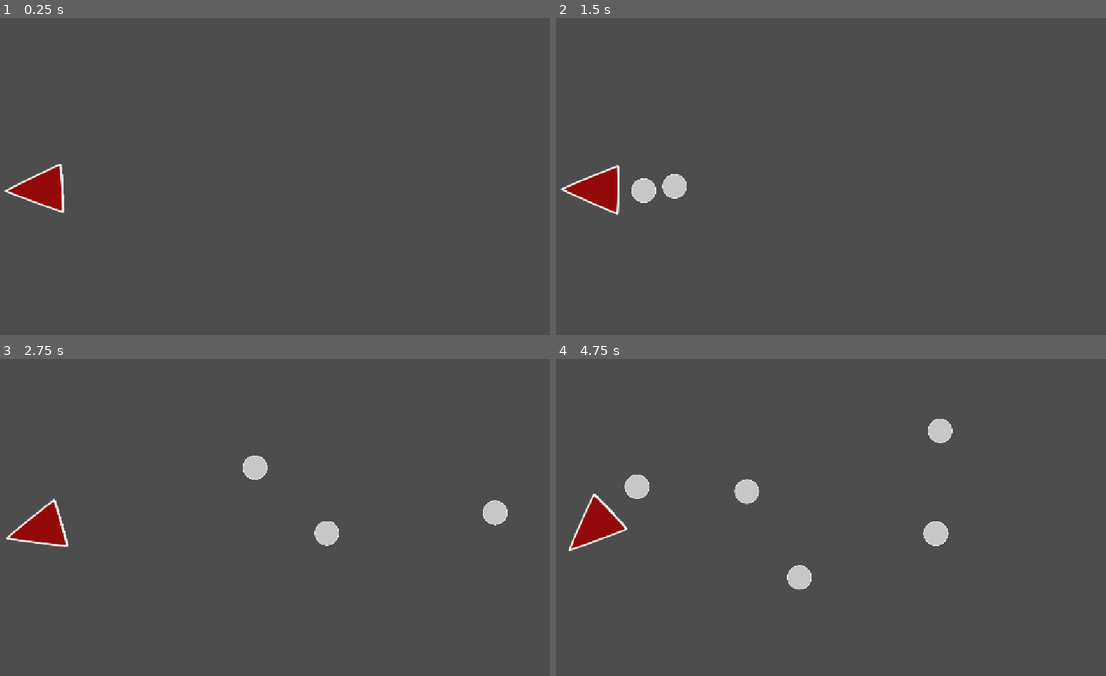
Above: before the commit, frames 1-4 (two rows, left to right).
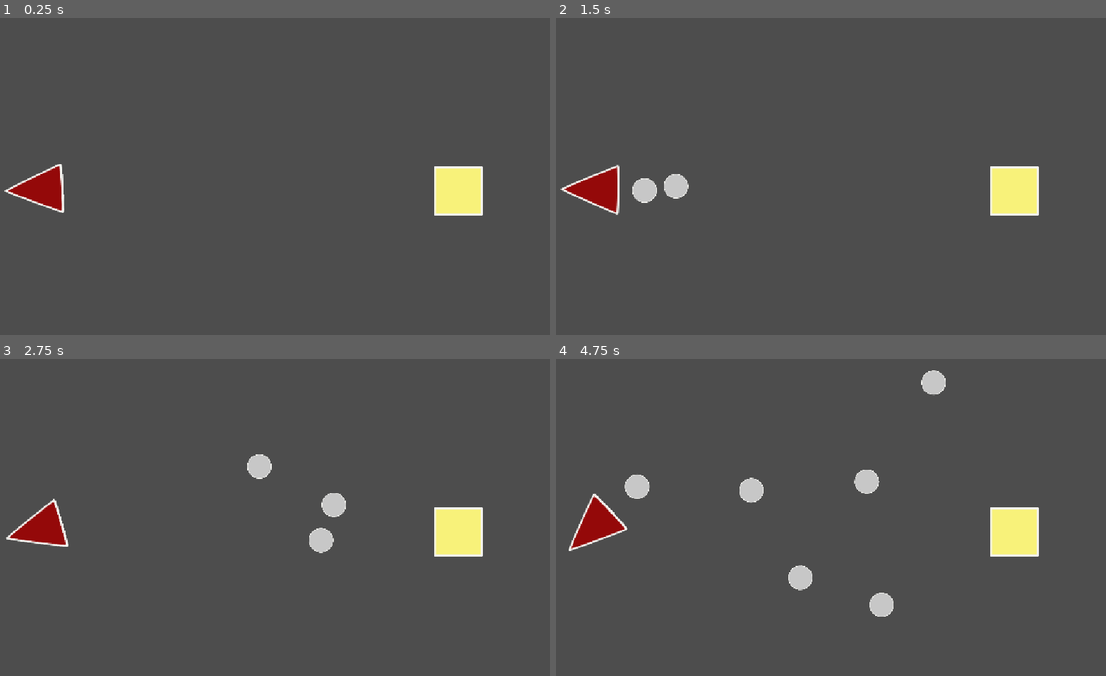
Above: after the commit, the same moments.

Repository: slumberingWoods/Asteroid-Shot
Game: Godot game, scene res://Entities/main.tscn
The game is run twice, just before and just after one commit, with the same random seed, the same clock (stepped at 60 frames per second) and the same inputs.
Inputs (mouse positions are in pixels of both pictures, inside the frame that each line leads up to):
- Up to frame 1 (0.25 s): no input
- Up to frame 2 (1.5 s): move the mouse to (946, 160) at 0.52 s; press the mouse at (946, 160) at 0.53 s; tap Enter at 1.25 s; move the mouse to (710, 192) at 1.27 s; release the mouse at (710, 192) at 1.28 s; click (710, 192) at 1.35 s
- Up to frame 3 (2.75 s): move the mouse to (324, 447) at 2.02 s; hold Right mouse button (game_slow) from 2.03 s (still down); click (324, 447) at 2.3 s
- Up to frame 4 (4.75 s): move the mouse to (798, 580) at 2.77 s; release Right mouse button (game_slow) at 2.78 s; click (798, 580) at 2.85 s; move the mouse to (990, 565) at 3.52 s; press the mouse at (990, 565) at 3.53 s; move the mouse to (655, 469) at 4.27 s; release the mouse at (655, 469) at 4.28 s; right-click (655, 469) at 4.35 s; click (655, 469) at 4.55 s

The runs differ from the first frame. In frame 1, 1.4% of the frame differs, in the area x 78-88%, y 46-63%; in frame 2, 1.5%; in frame 3, 2.3%; in frame 4, 3.0%, in the area x 12-88%, y 3-82%.

Commit message:
Obstacle and stage manager

Diff:
--- /dev/null
+++ b/Assets/Obstacle.svg
@@ -0,0 +1,49 @@
+<?xml version="1.0" encoding="UTF-8" standalone="no"?>
+<!-- Created with Inkscape (http://www.inkscape.org/) -->
+
+<svg
+   width="100"
+   height="100"
+   viewBox="0 0 26.458333 26.458333"
+   version="1.1"
+   id="svg1"
+   inkscape:version="1.4.2 (f4327f4, 2025-05-13)"
+   sodipodi:docname="Obstacle.svg"
+   xmlns:inkscape="http://www.inkscape.org/namespaces/inkscape"
+   xmlns:sodipodi="http://sodipodi.sourceforge.net/DTD/sodipodi-0.dtd"
+   xmlns="http://www.w3.org/2000/svg"
+   xmlns:svg="http://www.w3.org/2000/svg">
+  <sodipodi:namedview
+     id="namedview1"
+     pagecolor="#ffffff"
+     bordercolor="#000000"
+     borderopacity="0.25"
+     inkscape:showpageshadow="2"
+     inkscape:pageopacity="0.0"
+     inkscape:pagecheckerboard="0"
+     inkscape:deskcolor="#d1d1d1"
+     inkscape:document-units="mm"
+     inkscape:zoom="2.9354653"
+     inkscape:cx="57.571793"
+     inkscape:cy="-4.2582687"
+     inkscape:window-width="2560"
+     inkscape:window-height="1361"
+     inkscape:window-x="-9"
+     inkscape:window-y="-9"
+     inkscape:window-maximized="1"
+     inkscape:current-layer="layer1" />
+  <defs
+     id="defs1" />
+  <g
+     inkscape:label="Layer 1"
+     inkscape:groupmode="layer"
+     id="layer1">
+    <rect
+       style="fill:#f8f27a;fill-opacity:1;stroke:#f3f3ef;stroke-width:1.10875;stroke-linecap:round;stroke-linejoin:round;stroke-miterlimit:0"
+       id="rect1"
+       width="25.349585"
+       height="25.349585"
+       x="0.55437499"
+       y="0.55437499" />
+  </g>
+</svg>
--- a/Entities/asteroid.gd
+++ b/Entities/asteroid.gd
@@ -1,23 +1,31 @@
 extends CharacterBody2D
 class_name Asteroid
 
+@export var type: GlobalEnums.AsteroidType
+@export var size_impact_mult: Array[float] = [1.0, 1.5, 2.5]
 @export var speed := 200.0
 @export var accel := 0.3
 @export var stop_speed := 5.0
 
 var spawn_pos : Vector2
 var spawn_rotation : float
+var is_shot := false
+var _resolved := false
 
 func _ready():
+	if is_shot:
+		add_to_group("shots")
 	global_position = spawn_pos
 	global_rotation = spawn_rotation
 	velocity = Vector2.UP.rotated(spawn_rotation) * speed
-	print("launch speed: ", speed, " velocity: ", velocity.length())
 
 func _physics_process(delta: float) -> void:
 	velocity *= exp(-accel * delta)
 	if velocity.length() < stop_speed:
 		velocity = Vector2.ZERO
+		if is_shot and not _resolved:
+			_resolved = true
+			StageManager.notify_shot_resolved()
 
 	var collision = move_and_collide(velocity * delta)
 	if not collision:
@@ -31,5 +39,15 @@
 		if along < 0.0:
 			velocity -= along * n
 			other.velocity += along * n
+	elif other is Obstacle:
+		var impact_speed = maxf(-velocity.dot(n), 0.0) * get_impact_mult()
+		if other.take_impact(impact_speed, self):
+			velocity *= other.momentum_retained
+		else:
+			velocity = velocity.bounce(n)
 	else:
 		velocity = velocity.bounce(n)
+
+
+func get_impact_mult() -> float:
+	return size_impact_mult[clampi(int(type), 0, size_impact_mult.size() - 1)]
--- a/Entities/cannon.gd
+++ b/Entities/cannon.gd
@@ -4,7 +4,6 @@
 @onready var spawn_shape: CollisionShape2D = $Area2D/CollisionShape2D
 
 @export var turn_speed := 10.0
-@export var ammo := 10
 @export var speedup := 5.0
 @export var maxSpeedMult := 3.0
 
@@ -24,7 +23,7 @@
 		print("Charging")
 	if Input.is_action_pressed("game_shoot") and shootHolding == true:
 		if speedMult < maxSpeedMult:
-			speedMult += delta
+			speedMult += delta * 1.1
 	if Input.is_action_just_released("game_shoot") and shootHolding == true:
 		shootHolding = false
 		print(speedMult)
@@ -48,12 +47,12 @@
 	pass
 
 func shoot(mult: float):
-	if ammo > 0:
-		ammo -= 1
-		var instance = projectile.instantiate()
-		instance.spawn_pos = spawn_shape.global_position
-		instance.spawn_rotation = global_rotation
-		instance.speed *= 1 + mult
-		get_tree().current_scene.add_child.call_deferred(instance)
-	else:
+	if not StageManager.consume_ammo():
 		print("No more ammo")
+		return
+	var instance = projectile.instantiate()
+	instance.spawn_pos = spawn_shape.global_position
+	instance.spawn_rotation = global_rotation
+	instance.speed *= 1 + mult
+	instance.type = StageManager.selected_ammo_type  # assumes asteroid has a `type` property
+	get_tree().current_scene.add_child.call_deferred(instance)
--- a/Entities/main.tscn
+++ b/Entities/main.tscn
@@ -2,12 +2,18 @@
 
 [ext_resource type="PackedScene" uid="uid://beu7uf14ux7rm" path="res://Entities/cannon.tscn" id="1_id8fd"]
 [ext_resource type="Script" uid="uid://c67613xmonfh3" path="res://Utilities/stage.gd" id="1_qj3xj"]
+[ext_resource type="PackedScene" uid="uid://b1l2l7valx4yj" path="res://Entities/obstacle.tscn" id="3_lx4a3"]
 
 [node name="main" type="Node2D" unique_id=2101145827]
 script = ExtResource("1_qj3xj")
+ammo = 10
 allowed_sizes = Array[int]([0, 1, 2])
 
 [node name="Cannon" parent="." unique_id=15126260 instance=ExtResource("1_id8fd")]
 position = Vector2(100, 350)
 rotation = 1.5707964
 scale = Vector2(1, 1)
+
+[node name="Obstacle" parent="." unique_id=1994782007 instance=ExtResource("3_lx4a3")]
+position = Vector2(965, 353)
+min_impact_speed = 100.0
--- a/Entities/obstacle.gd
+++ b/Entities/obstacle.gd
@@ -1,11 +1,37 @@
-extends CharacterBody2D
+extends StaticBody2D
 class_name Obstacle
 
-@export var point := 10
-@export var hp := 1
+signal damaged(amount: float, health_left: float)
+signal destroyed(by: Node, impact_speed: float)
+
+@export var min_impact_speed := 80.0
+@export var max_health := 100.0
+@export var damage_per_speed := 0.5
+@export_range(0.0, 1.0) var momentum_retained := 0.6
+@export var debris_scene: PackedScene
+
+var health : float
 
 func _ready() -> void:
-	pass
+	health = max_health
 
-func _process(delta: float) -> void:
-	pass
+func take_impact(impact_speed: float, by: Node = null) -> bool:
+	if impact_speed < min_impact_speed:
+		return false
+
+	var dmg := (impact_speed - min_impact_speed) * damage_per_speed + 1.0
+	health -= dmg
+	damaged.emit(dmg, health)
+
+	if health <= 0.0:
+		_destroy(by, impact_speed)
+		return true
+	return false
+
+func _destroy(by: Node, impact_speed: float) -> void:
+	destroyed.emit(by, impact_speed)
+	if debris_scene:
+		var d := debris_scene.instantiate()
+		d.global_position = global_position
+		get_parent().add_child.call_deferred(d)
+	queue_free()
--- /dev/null
+++ b/Entities/obstacle.tscn
@@ -0,0 +1,17 @@
+[gd_scene format=3 uid="uid://b1l2l7valx4yj"]
+
+[ext_resource type="Script" uid="uid://bgsfrcl04c32o" path="res://Entities/obstacle.gd" id="1_7fk0q"]
+[ext_resource type="Texture2D" uid="uid://ch1blrqgr3q23" path="res://Assets/Obstacle.svg" id="2_m3rhl"]
+
+[sub_resource type="RectangleShape2D" id="RectangleShape2D_dmt7p"]
+size = Vector2(110, 110)
+
+[node name="Obstacle" type="StaticBody2D" unique_id=1808732342]
+script = ExtResource("1_7fk0q")
+min_impact_speed = 30.0
+
+[node name="Sprite2D" type="Sprite2D" parent="." unique_id=158717434]
+texture = ExtResource("2_m3rhl")
+
+[node name="CollisionShape2D" type="CollisionShape2D" parent="." unique_id=641702256]
+shape = SubResource("RectangleShape2D_dmt7p")
--- a/Utilities/stage.gd
+++ b/Utilities/stage.gd
@@ -1,14 +1,11 @@
 extends Node
+
+class_name Stage
 
 @export var ammo := 1
 @export var allowed_sizes : Array[GlobalEnums.AsteroidType] = []
-@export var size := 1000
+@export var length := 1000
+@export var width := 500
 
-# Called when the node enters the scene tree for the first time.
-func _ready() -> void:
-	pass # Replace with function body.
-
-
-# Called every frame. 'delta' is the elapsed time since the previous frame.
-func _process(delta: float) -> void:
-	pass
+func _enter_tree() -> void:
+	StageManager.adopt_stage(self)
--- /dev/null
+++ b/Utilities/stage_manager.gd
@@ -0,0 +1,151 @@
+extends Node
+
+signal stage_changed(stage: Node)
+signal ammo_changed(amount: int)
+signal ammo_type_selected(type: GlobalEnums.AsteroidType)
+signal enemies_changed(remaining: int)
+signal stage_cleared
+signal stage_failed
+
+@export var stages: Array[PackedScene] = []
+
+var current_stage: Stage = null
+var stage_size := Vector2.ZERO
+var current_stage_index := -1
+
+var ammo := 0
+var shots_in_flight := 0
+var allowed_ammo_types: Array[GlobalEnums.AsteroidType] = []
+var selected_ammo_type: GlobalEnums.AsteroidType
+var enemies_remaining := 0
+
+var _container: Node = null
+var _finished := false
+
+func set_stage_container(container: Node) -> void:
+	_container = container
+
+
+# ---------- Stage lifecycle ----------
+
+
+func load_stage(index: int) -> void:
+	if index < 0 or index >= stages.size():
+		push_error("StageManager: invalid stage index %d" % index)
+		return
+	_unload_current()
+	current_stage_index = index
+	current_stage = stages[index].instantiate() as Stage
+	_init_from_stage(current_stage)
+	(_container if _container else get_tree().current_scene).add_child(current_stage)
+	stage_changed.emit(current_stage)
+
+
+func next_stage() -> void:
+	load_stage(current_stage_index + 1)
+
+
+func restart_stage() -> void:
+	load_stage(current_stage_index)
+
+
+func _unload_current() -> void:
+	_finished = true
+	get_tree().call_group("shots", "queue_free")
+	if is_instance_valid(current_stage):
+		current_stage.queue_free()
+	current_stage = null
+
+
+func _init_from_stage(stage: Node) -> void:
+	_finished = false
+	shots_in_flight = 0
+	ammo = stage.ammo
+	stage_size = Vector2(stage.width, stage.length)
+	allowed_ammo_types = stage.allowed_sizes.duplicate()
+	enemies_remaining = 0  # enemies register themselves as they spawn
+	if not allowed_ammo_types.is_empty():
+		selected_ammo_type = allowed_ammo_types[0]
+
+	ammo_changed.emit(ammo)
+	ammo_type_selected.emit(selected_ammo_type)
+	enemies_changed.emit(enemies_remaining)
+
+func adopt_stage(stage: Stage) -> void:
+	if stage == current_stage:
+		return
+	current_stage = stage
+	current_stage_index = stages.find_custom(
+		func(s: PackedScene): return s.resource_path == stage.scene_file_path)
+	_init_from_stage(stage)
+	stage_changed.emit(stage)
+
+
+# ---------- Ammo ----------
+
+func is_ammo_type_allowed(type: GlobalEnums.AsteroidType) -> bool:
+	return type in allowed_ammo_types
+
+
+func select_ammo_type(type: GlobalEnums.AsteroidType) -> bool:
+	if not is_ammo_type_allowed(type):
+		return false
+	selected_ammo_type = type
+	ammo_type_selected.emit(type)
+	return true
+
+
+func cycle_ammo_type(direction := 1) -> void:
+	if allowed_ammo_types.is_empty():
+		return
+	var i := allowed_ammo_types.find(selected_ammo_type)
+	select_ammo_type(allowed_ammo_types[wrapi(i + direction, 0, allowed_ammo_types.size())])
+
+
+## Returns true if a shot was available and consumed.
+func consume_ammo(amount := 1) -> bool:
+	if _finished or ammo < amount:
+		return false
+	ammo -= amount
+	shots_in_flight += amount
+	ammo_changed.emit(ammo)
+	return true
+
+
+func add_ammo(amount: int) -> void:
+	ammo += amount
+	ammo_changed.emit(ammo)
+
+
+# ---------- Enemies ----------
+
+func register_enemy(count := 1) -> void:
+	enemies_remaining += count
+	enemies_changed.emit(enemies_remaining)
+
+
+func unregister_enemy() -> void:
+	enemies_remaining = maxi(enemies_remaining - 1, 0)
+	enemies_changed.emit(enemies_remaining)
+	_check_end_conditions()
+
+
+## Call when a shot is spent (e.g. projectile hit or left the stage),
+## so "out of ammo" is only judged once nothing is still in flight.
+func notify_shot_resolved() -> void:
+	shots_in_flight = maxi(shots_in_flight - 1, 0)
+	_check_end_conditions()
+
+
+
+# ---------- Win / lose ----------
+
+func _check_end_conditions() -> void:
+	if _finished:
+		return
+	if enemies_remaining == 0:
+		_finished = true
+		stage_cleared.emit()
+	elif ammo <= 0 and shots_in_flight == 0:
+		_finished = true
+		stage_failed.emit()
--- a/project.godot
+++ b/project.godot
@@ -19,6 +19,7 @@
 
 GameManager="*uid://qep4ue4o6v1o"
 Enums="*uid://cb65eoy6ogdpw"
+StageManager="*uid://mjchjgylo02n"
 
 [display]
 
Not shown, added: Assets/Obstacle.svg.import
Not shown, added: Utilities/stage_manager.gd.uid
